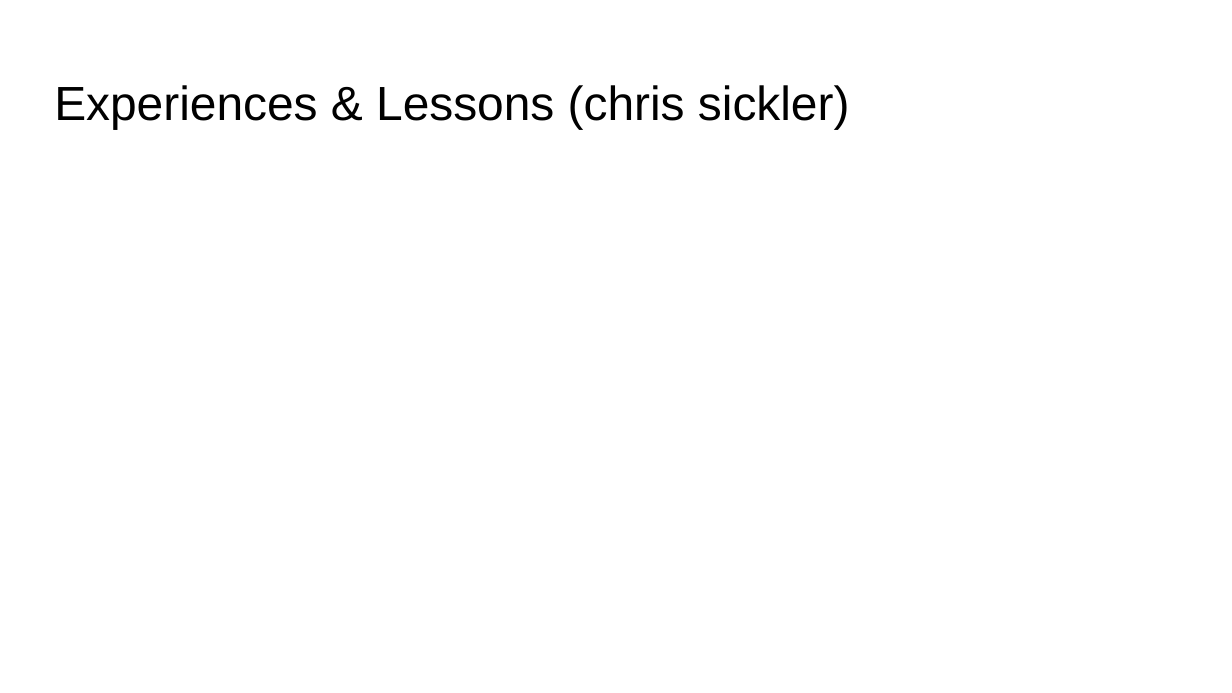
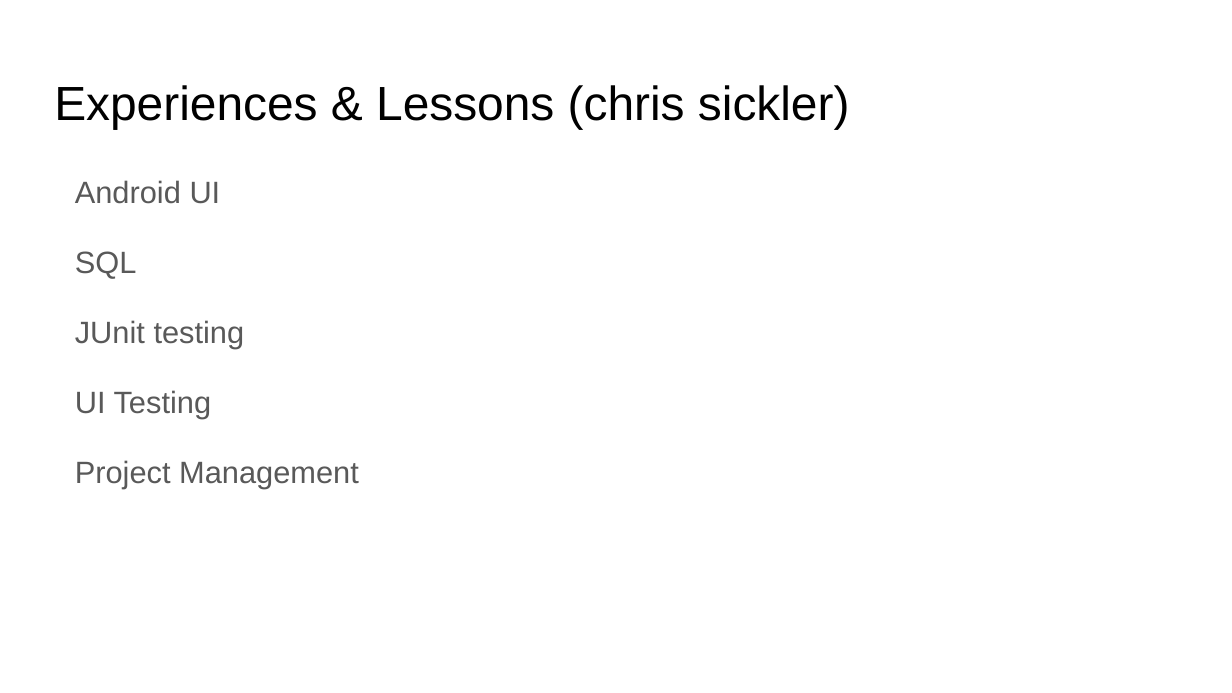
Before and after one commit to LeiLiu95/Password-Protector, a slide deck: slide 6 of Project Presentation.pptx. Drawn at 1232x693 pixels with LibreOffice and Linux fonts; fonts in the diff are those of the drawing. Boxes give left, top, right and bottom in pixels: in the first picture for what was removed or moved away, otherwise in the second. Text is boxed around its words. In the diff, an @@ line names an element or a change of style, - is before the commit and + after.

```diff
--- a/Project Presentation.pptx
+++ b/Project Presentation.pptx
@@ text added at <box>75,180,359,488</box>, 18 pt, text #595959 @@
+Android UI
+SQL
+JUnit testing
+UI Testing
+Project Management
```
Also in this commit, not shown: 3 other slides changed.
